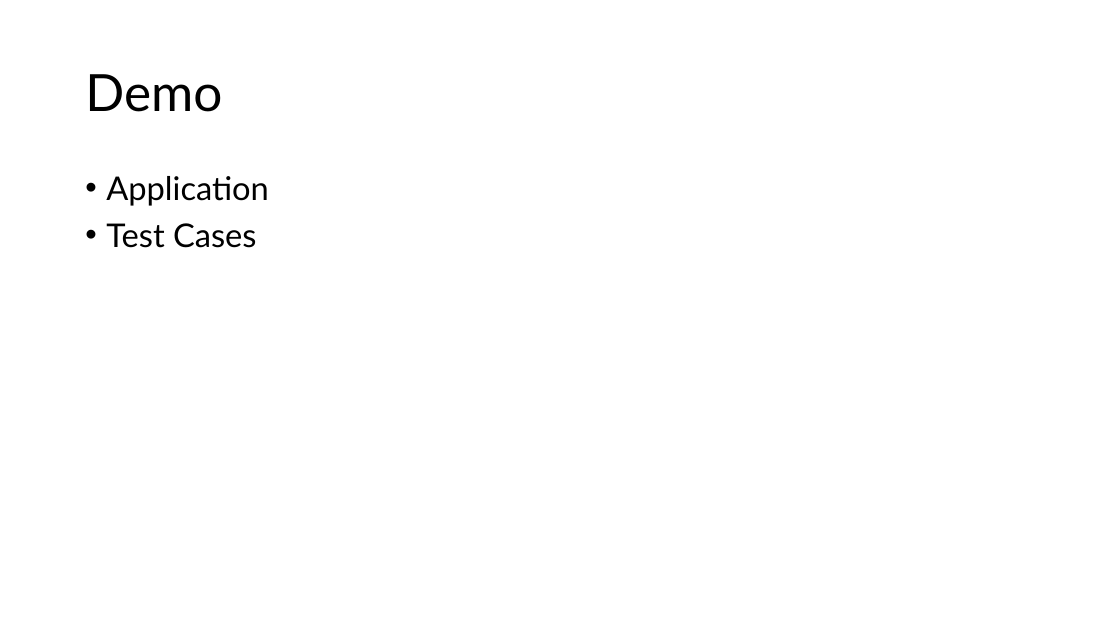
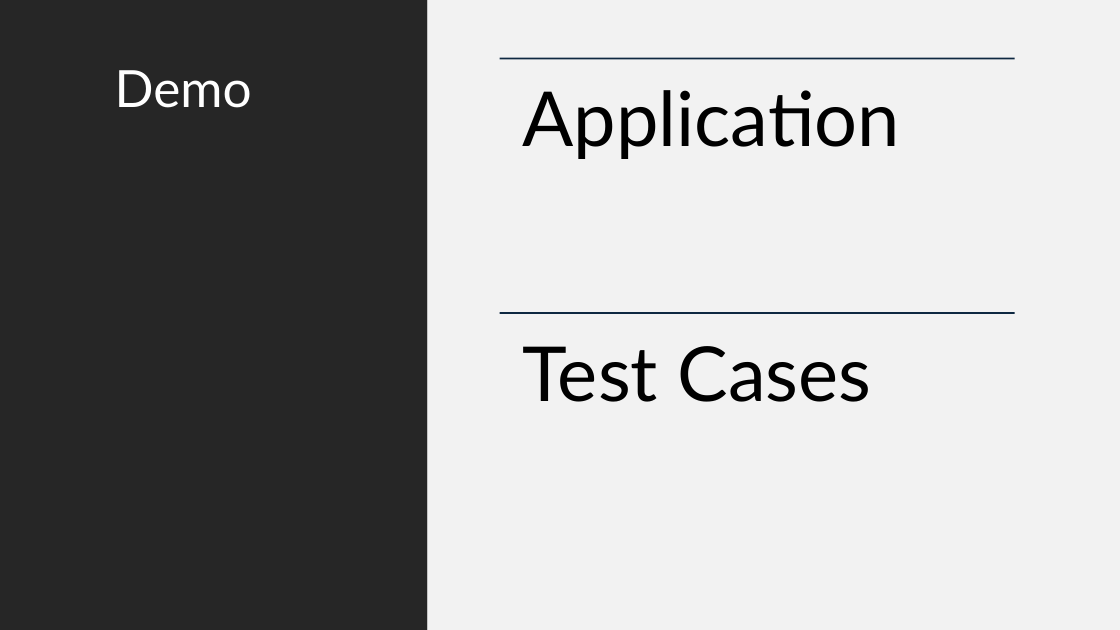
Before and after one commit to 251027-Java/P0GundavelliH, a slide deck: slide 6 of SweetVerse_Presentation.pptx (slide 5 before the commit). Drawn at 1120x630 pixels with LibreOffice and Linux fonts; fonts in the diff are those of the drawing. Boxes give left, top, right and bottom in pixels: in the first picture for what was removed or moved away, otherwise in the second. Text is boxed around its words. In the diff, an @@ line names an element or a change of style, - is before the commit and + after.

```diff
--- a/SweetVerse_Presentation.pptx
+++ b/SweetVerse_Presentation.pptx
@@ rectangle added at <box>0,0,428,630</box>, fill #262626 @@
@@ rectangle added at <box>428,0,1120,630</box>, fill #F2F2F2 @@
@@ title "Demo": place and size @@
-title "Demo" at <box>85,74,222,112</box>
+title "Demo" at <box>115,70,252,108</box>
@@ title "Demo" at <box>115,70,252,108</box>: text colour #000000 to #FFFFFF; vertical alignment middle to top @@
@@ line added from (500, 59) to (1015, 59), #0E2841 1.5 pt @@
@@ text added at <box>522,90,900,159</box>, 65 pt, text #000000 @@
+Application
@@ text at <box>106,176,269,206</box>: paragraph removed @@
-• Application
@@ text "Test Cases": place and size @@
-text "Test Cases" at <box>106,176,269,248</box>
+text "Test Cases" at <box>522,346,871,402</box>
@@ text "Test Cases" at <box>522,346,871,402</box>: size 28 to 65 pt; bullet • to none; more space between paragraphs @@
@@ line added from (500, 313) to (1015, 313), #0E2841 1.5 pt @@
```
Also in this commit, not shown: 5 other slides changed, 1 slide added.
